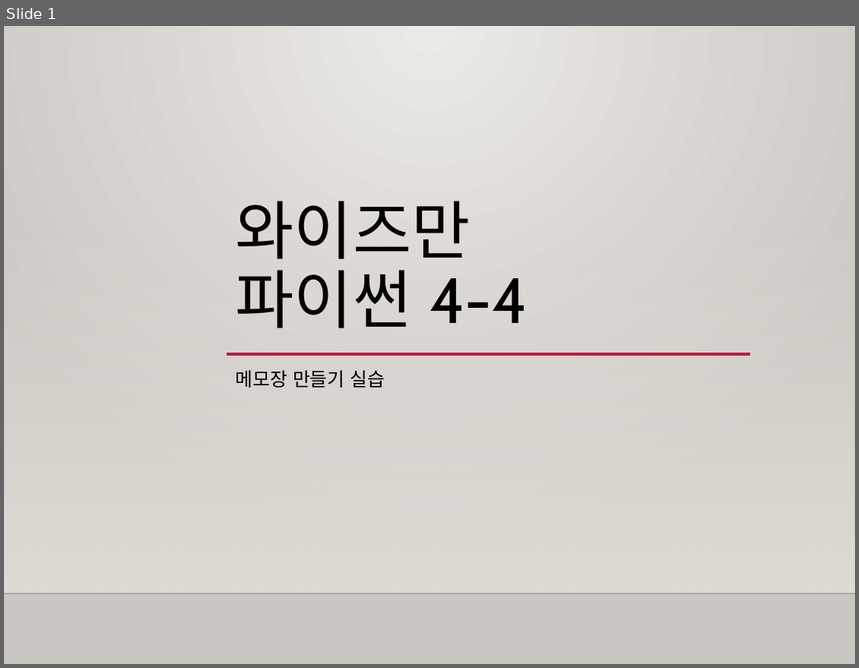
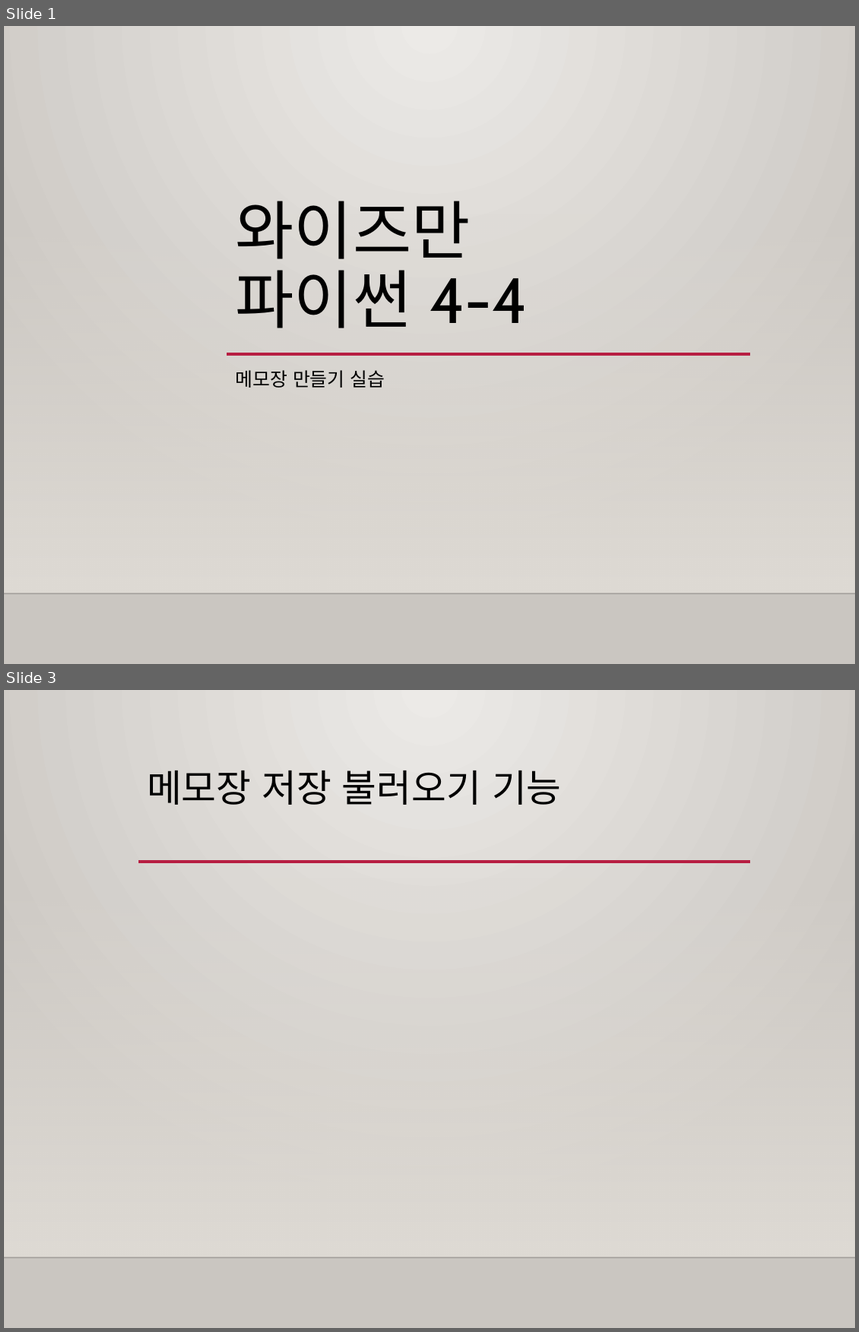
Before and after one commit to freshmea/weizman_python_class, a slide deck: textbook/파이썬4-4교시.pptx. Shown one above the other, each under a label of ours: slide 1 before the commit, slides 1 and 3 after it; the slides between them are not shown. The pictures are 859x668 and 859x1332 pixels, drawn with LibreOffice and Linux fonts; fonts in the diff are those of the drawing; background and template pictures are left out. Boxes give left, top, right and bottom in pixels: in the first picture for what was removed or moved away, otherwise in the second. Text is boxed around its words. In the diff, an @@ line names an element or a change of style, - is before the commit and + after.

```diff
--- a/textbook/파이썬4-4교시.pptx
+++ b/textbook/파이썬4-4교시.pptx
@@ slide 3 added at [4,690,855,1328], background gradient #ECEAE7 to #CAC7C1; not listed: 2 template elements that a slide beside it also shows @@
@@ title added at [147,771,562,805], 32 pt, text #000000 @@
+메모장 저장 불러오기 기능
@@ line added from (139, 862) to (750, 862), #B71E42 2.5 pt @@
```
Also in this commit, not shown: 2 slides changed, 2 other slides added, 5 slides removed, 7 other files.
